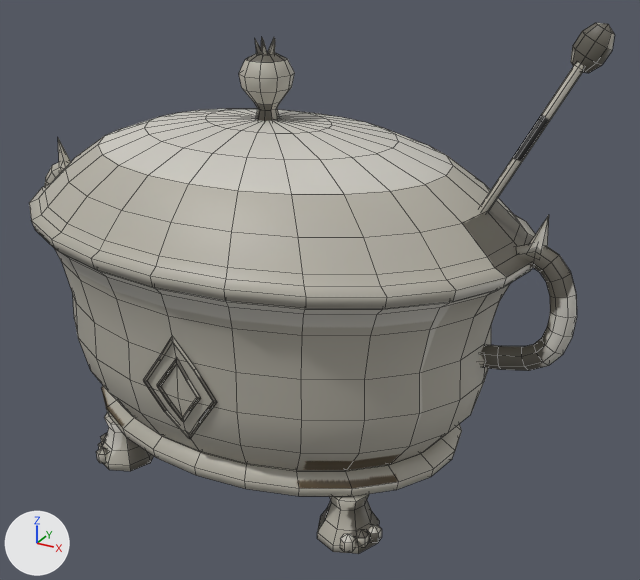
Two versions of the FBX model Assets/Models/ArtBible/Items/Powder/SilverServiceTureen/SilverServiceTureen.fbx, one commit apart.
Rendered twice from a camera (50 mm lens) standing at (0.343, -0.545, 0.431) and looking at (0.039, 0.007, 0.155). Lighting does not change. The marker at lower left points along +X, +Y and +Z. The older version comes first. Mesh edges are drawn as thin lines.

The scene before the commit, as lines of its bpy script (objects in view):
```python
me_silverservicetureen = bpy.data.meshes.new('SilverServiceTureen')
me_silverservicetureen.from_pydata(...)  # 1531 vertices, 1685 faces; spans x -0.237..0.238, y -0.144..0.144, z 0.0..0.366
me_silverservicetureen.materials.append(mat_silverservicetureen)
ob_silverservicetureen = bpy.data.objects.new('SilverServiceTureen', me_silverservicetureen)
ob_silverservicetureen.location = (0.0, 0.0, 0.0)
```
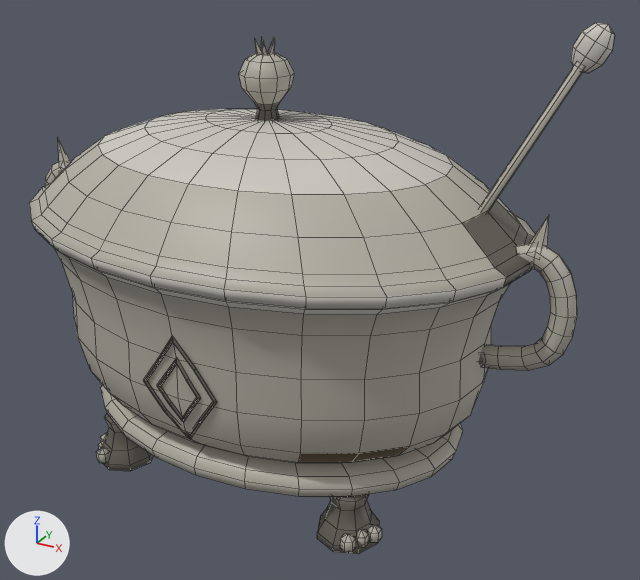
Pixel boxes (x1, y1, x2, y2) of what changed, in the pictures (640 x 580 px; the box of a moved part takes in the faces that stretch with it):
part 1 of me_silverservicetureen, moved or reshaped: before (102, 385, 462, 496); after (101, 385, 463, 496)
part 2 of me_silverservicetureen, surface changed: (32, 23, 615, 554) in both

Patch to the scene script:
```diff
--- a/Assets/Models/ArtBible/Items/Powder/SilverServiceTureen/SilverServiceTureen.fbx.py
+++ b/Assets/Models/ArtBible/Items/Powder/SilverServiceTureen/SilverServiceTureen.fbx.py
@@ me_silverservicetureen @@
 # used by ob_silverservicetureen; location = (0.0, 0.0, 0.0)
-me_silverservicetureen.from_pydata(...)  # 1531 vertices, 1685 faces; spans x -0.237..0.238, y -0.144..0.144, z 0.0..0.366
+me_silverservicetureen.from_pydata(...)  # 1579 vertices, 1733 faces; spans x -0.237..0.238, y -0.144..0.144, z 0.0..0.366
+# me_silverservicetureen part 1
+# 2 vertices are removed from x 0.0, y 0.0, z 0.052..0.062
+# 48 faces are deleted
+# 3 vertices in x 0.155..0.16, y -0.029..0.029, z 0.05 move by (0.001, 0.0, 0.0)
+# 3 vertices in x -0.08..0.08, y 0.097..0.112, z 0.05 move by (0.0, 0.001, 0.0)
+# 3 vertices in x -0.16..-0.155, y -0.029..0.029, z 0.05 move by (-0.001, 0.0, 0.0)
+# 3 vertices in x -0.08..0.08, y -0.112..-0.097, z 0.05 move by (0.0, -0.001, 0.0)
+# 108 vertices move from x -0.15..0.15, y -0.108..0.108, z 0.05..0.062 to x -0.158..0.158, y -0.111..0.111, z 0.05..0.071
+# 50 vertices are added at x -0.122..0.122, y -0.085..0.085, z 0.056..0.064
+# 96 new faces join them
+# me_silverservicetureen part 2: 1143 kept faces spanning x -0.237..0.238, y -0.144..0.144, z 0.0..0.366 get new texture (UV) coordinates
 me_silverservicetureen.materials.append(mat_silverservicetureen)
```
